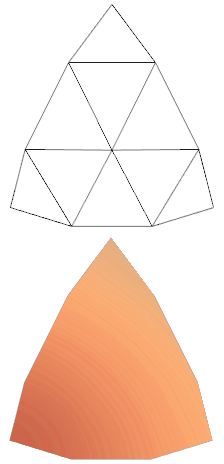
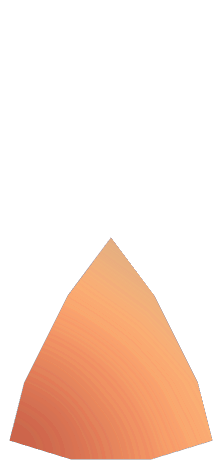
Revision of a layered 224×464 image; what changed, layer by layer:
painted on "Layer 1" over [10, 4, 214, 227]
